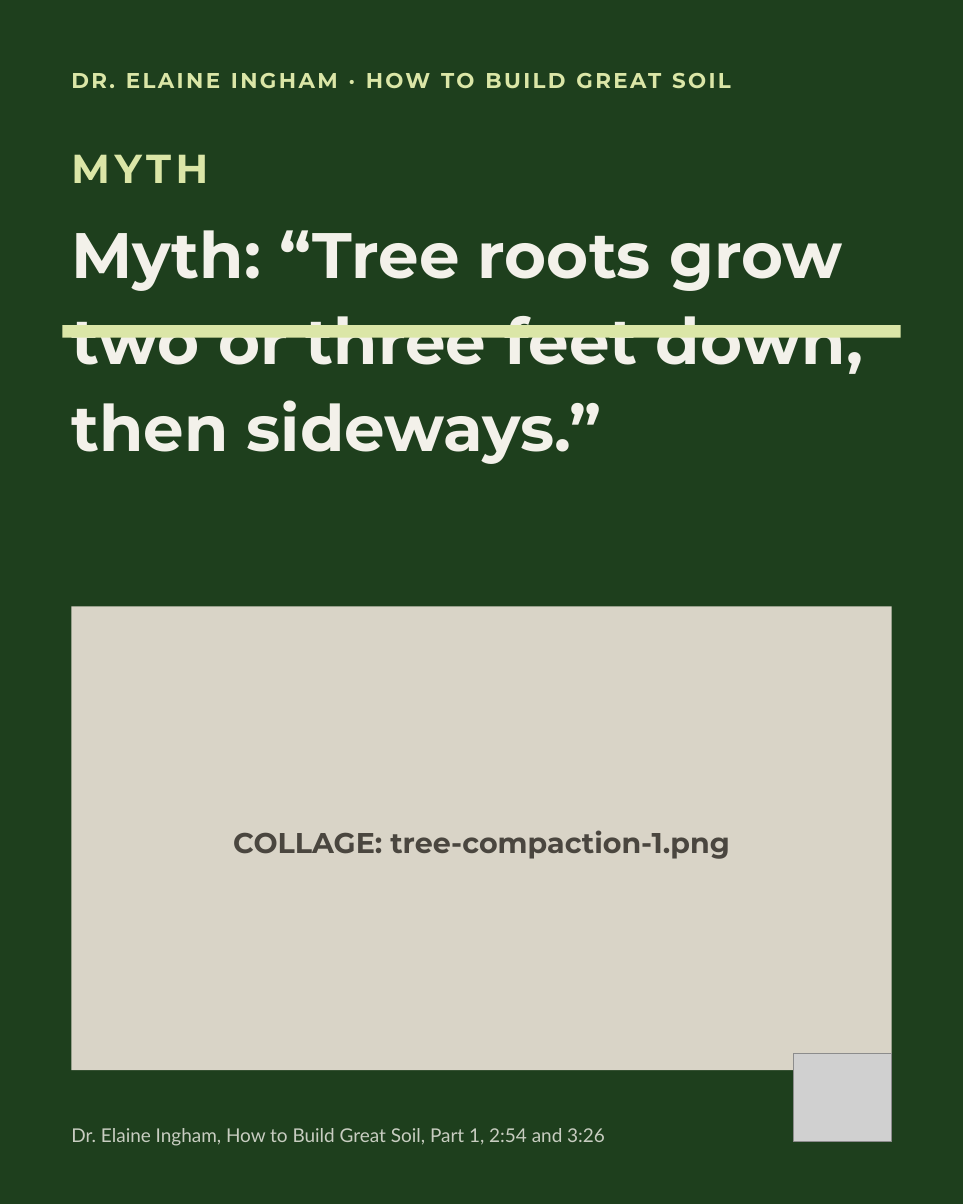
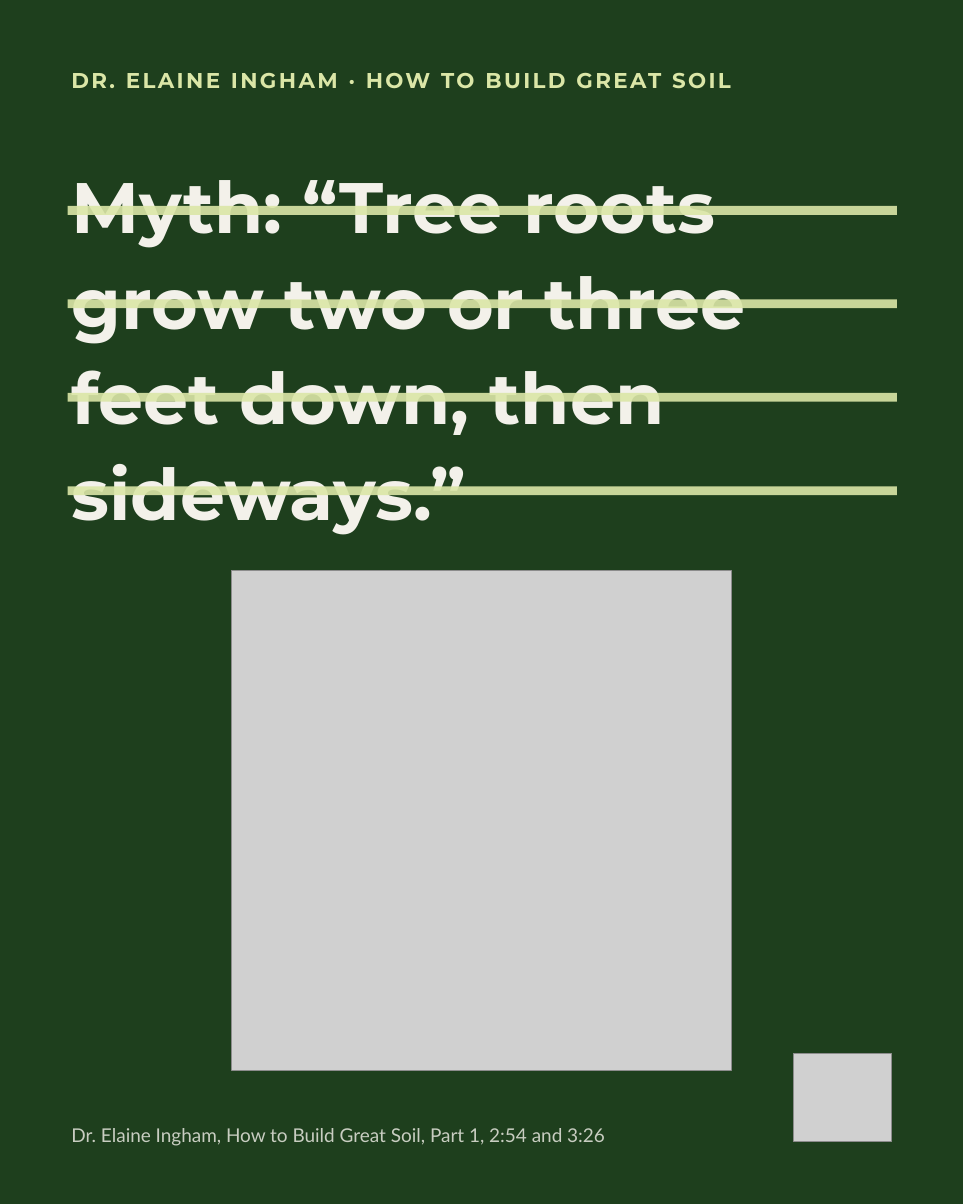
Before and after one commit to linneamoritznyc/SFW-SocialMedia, a slide deck: slide 1 of templates/posts/november/04-11-2026-wed-ig-tree-roots-myth.pptx. Drawn at 963x1204 pixels with LibreOffice and Linux fonts; fonts in the diff are those of the drawing; grey boxes stand for pictures. Boxes give left, top, right and bottom in pixels: in the first picture for what was removed or moved away, otherwise in the second. Text is boxed around its words. In the diff, an @@ line names an element or a change of style, - is before the commit and + after.

```diff
--- a/templates/posts/november/04-11-2026-wed-ig-tree-roots-myth.pptx
+++ b/templates/posts/november/04-11-2026-wed-ig-tree-roots-myth.pptx
@@ text "Myth: “Tree roots grow two ...": place and size @@
-text "Myth: “Tree roots grow two ..." at bbox=[71, 230, 863, 464]
+text "Myth: “Tree roots grow two ..." at bbox=[71, 180, 745, 535]
@@ text "Myth: “Tree roots grow two ..." at bbox=[71, 180, 745, 535]: size 54 to 60 pt @@
@@ text removed at bbox=[71, 154, 208, 183] @@
-MYTH
@@ rectangle added at bbox=[68, 205, 897, 214], fill #DBE6A7 at 90% opacity @@
@@ rectangle: place and size @@
-rectangle at bbox=[62, 325, 901, 338]
+rectangle at bbox=[68, 300, 897, 308]
@@ rectangle at bbox=[68, 300, 897, 308]: fill #DBE6A7 to #DBE6A7 at 90% opacity @@
@@ rectangle added at bbox=[68, 393, 897, 401], fill #DBE6A7 at 90% opacity @@
@@ rectangle added at bbox=[68, 486, 897, 495], fill #DBE6A7 at 90% opacity @@
@@ picture added at bbox=[232, 571, 731, 1070] @@
@@ rectangle removed at bbox=[71, 606, 891, 1070] @@
@@ text removed at bbox=[233, 830, 730, 859] @@
-COLLAGE: tree-compaction-1.png
```
Also in this commit, not shown: 5 other slides changed, 57 other files.
